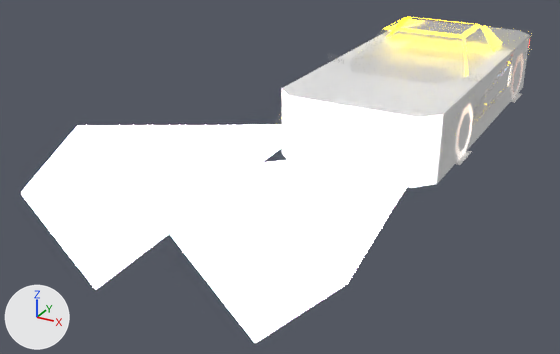
The FBX model Assets/FBX/Cars/Eleganza/Eleganza.fbx, before and after one commit.
The view is the same before and after, from a camera (50 mm lens) standing at (5.87, -17.74, 6.39) and looking at (-1.44, -4.46, -0.25). Arrows for +X, +Y and +Z are at lower left; the lights stay in place. Where no turn or scale is listed for an object, it has been applied to the vertices.

Script lines for the objects in view, before the commit:
```python
me_cube = bpy.data.meshes.new('Cube')
me_cube.from_pydata(...)  # 546 vertices, 471 faces; spans x -2.7..2.7, y -10.29..4.26, z 0.0..2.76
# faces by material slot: [463, 8]
me_cube.materials.append(mat_retroatlasuniversal)
me_cube.materials.append(mat_retroatlasgodray)  # white #e7e7e7
# before: 356 (0.08, -10.29, 1.45) at pixel (170, 234), 357 (1.39, -10.29, 2.76) at pixel (252, 163), 360 (1.39, -10.29, 0.14) at pixel (255, 343), 361 (2.7, -10.29, 1.45) at pixel (347, 284), 364 (-0.08, -10.29, 1.45) at pixel (160, 232)
# before: 365 (-1.39, -10.29, 2.76) at pixel (77, 125), 368 (-1.39, -10.29, 0.14) at pixel (95, 289), 369 (-2.7, -10.29, 1.45) at pixel (20, 193)
me_cube_004 = bpy.data.meshes.new('Cube.004')
me_cube_004.from_pydata(...)  # 16 vertices, 10 faces; spans x -1.77..1.77, y -4.18..4.11, z 0.0..1.48
ob_eleganza1 = bpy.data.objects.new('eleganza1', me_cube)
ob_eleganza1.location = (0.0, 0.0, 0.0)
ob_eleganza_cldr = bpy.data.objects.new('eleganza_cldr', me_cube_004)
ob_eleganza_cldr.location = (0.0, 0.0, 0.0)
```
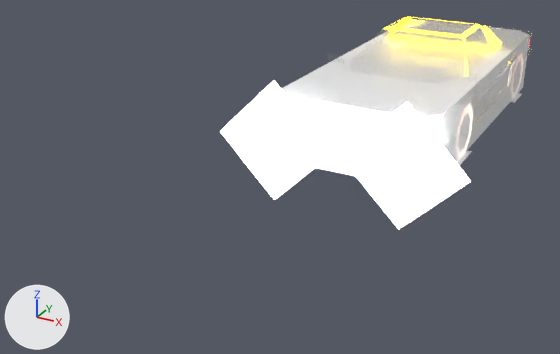
Changed parts and their boxes (x1, y1, x2, y2) in the pictures (560 x 354 px; the box of a moved part takes in the faces that stretch with it):
```json
{"object": "eleganza1", "change": "reshaped", "before": [21, 16, 512, 343], "after": [220, 16, 514, 229], "on screen": "40% narrower, 35% shorter"}
{"part": 1, "of": "me_cube", "change": "moved or reshaped", "before": [21, 125, 407, 343], "after": [220, 81, 471, 229]}
```

Scene script edits in JSON lines:
```json
{"block": "me_cube", "where": "me_cube.from_pydata(...)  # 546 vertices, 471 faces; spans x -2.7..2.7, y -10.29..4.26, z 0.0..2.76"}
{"block": "me_cube", "where": "# used by ob_eleganza1; location = (0.0, 0.0, 0.0)"}
{"block": "me_cube", "change": "me_cube part 1"}
{"op": "add", "block": "me_cube", "code": "for i in [356, 357, 360, 361, 364, 365, 368, 369]: me_cube.vertices[i].co += Vector((0.0, 5.5, -0.79))"}
```
